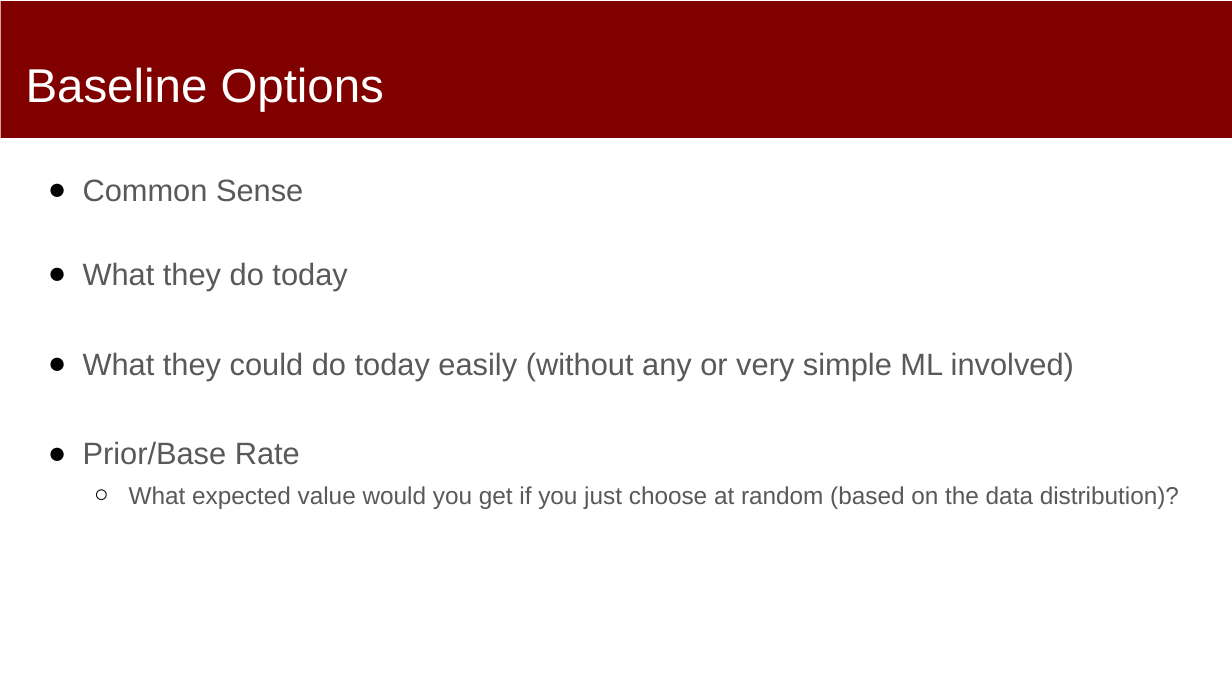
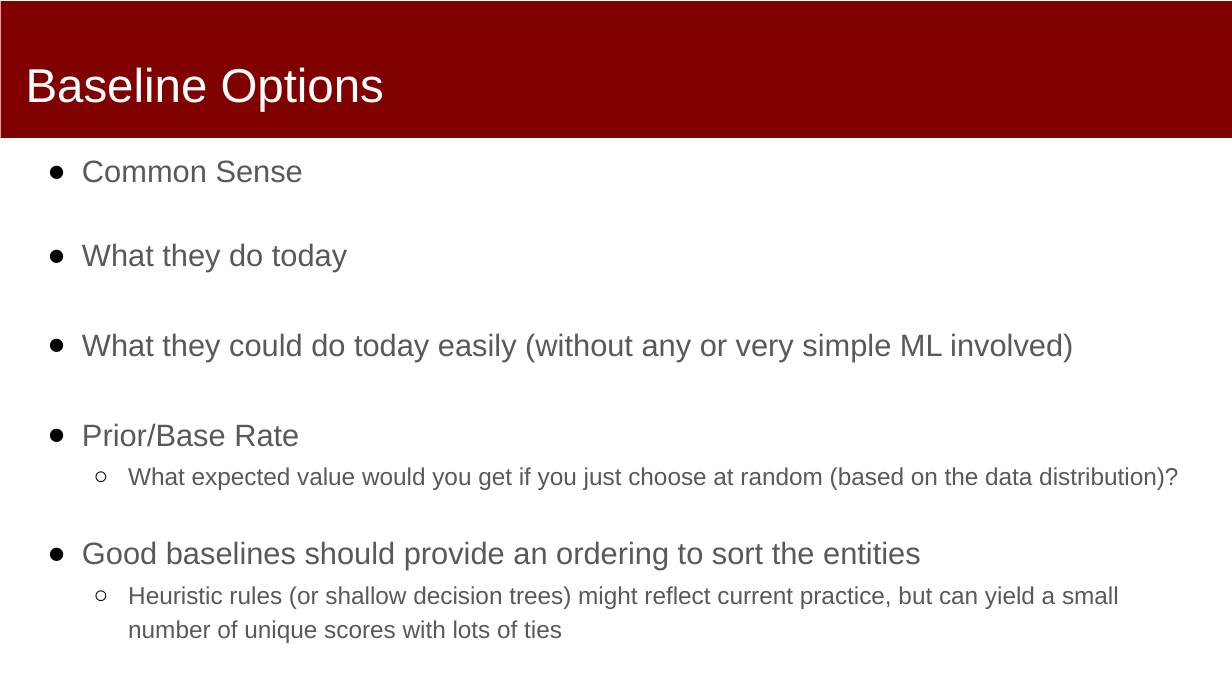
Before and after one commit to dssg/mlforpublicpolicylab, a slide deck: slide 24 of Lectures/07-formulation-and-baselines.pptx. Drawn at 1232x693 pixels with LibreOffice and Linux fonts; fonts in the diff are those of the drawing. Boxes give left, top, right and bottom in pixels: in the first picture for what was removed or moved away, otherwise in the second. Text is boxed around its words. In the diff, an @@ line names an element or a change of style, - is before the commit and + after.

Commit message:
slides

```diff
--- a/Lectures/07-formulation-and-baselines.pptx
+++ b/Lectures/07-formulation-and-baselines.pptx
@@ text "Common Sense": place and size @@
-text "Common Sense" at box(83, 179, 1179, 509)
+text "Common Sense" at box(82, 160, 1178, 643)
@@ text at box(82, 541, 1119, 643): paragraphs added @@
+● Good baselines should provide an ordering to sort the entities
+  ○ Heuristic rules (or shallow decision trees) might reflect current practice, but can yield a small number of unique scores with lots of ties
```
